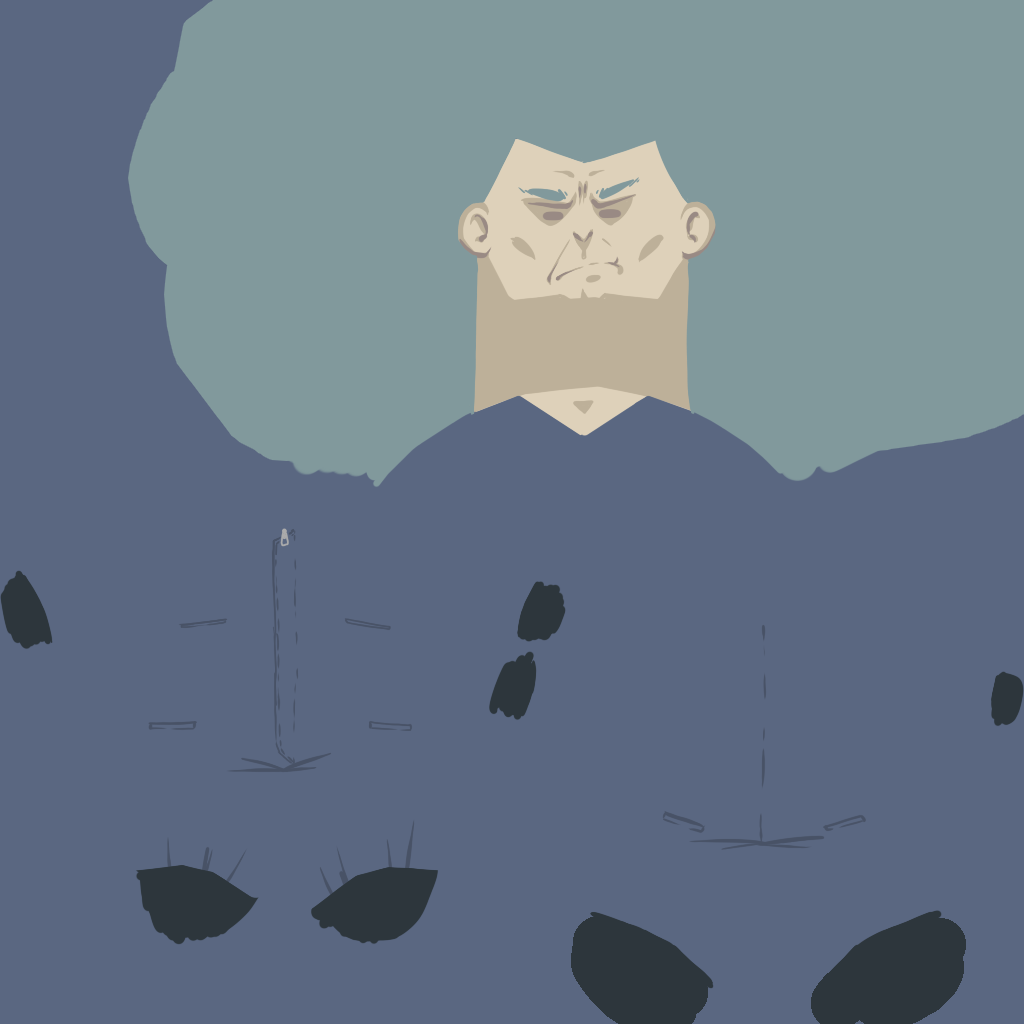
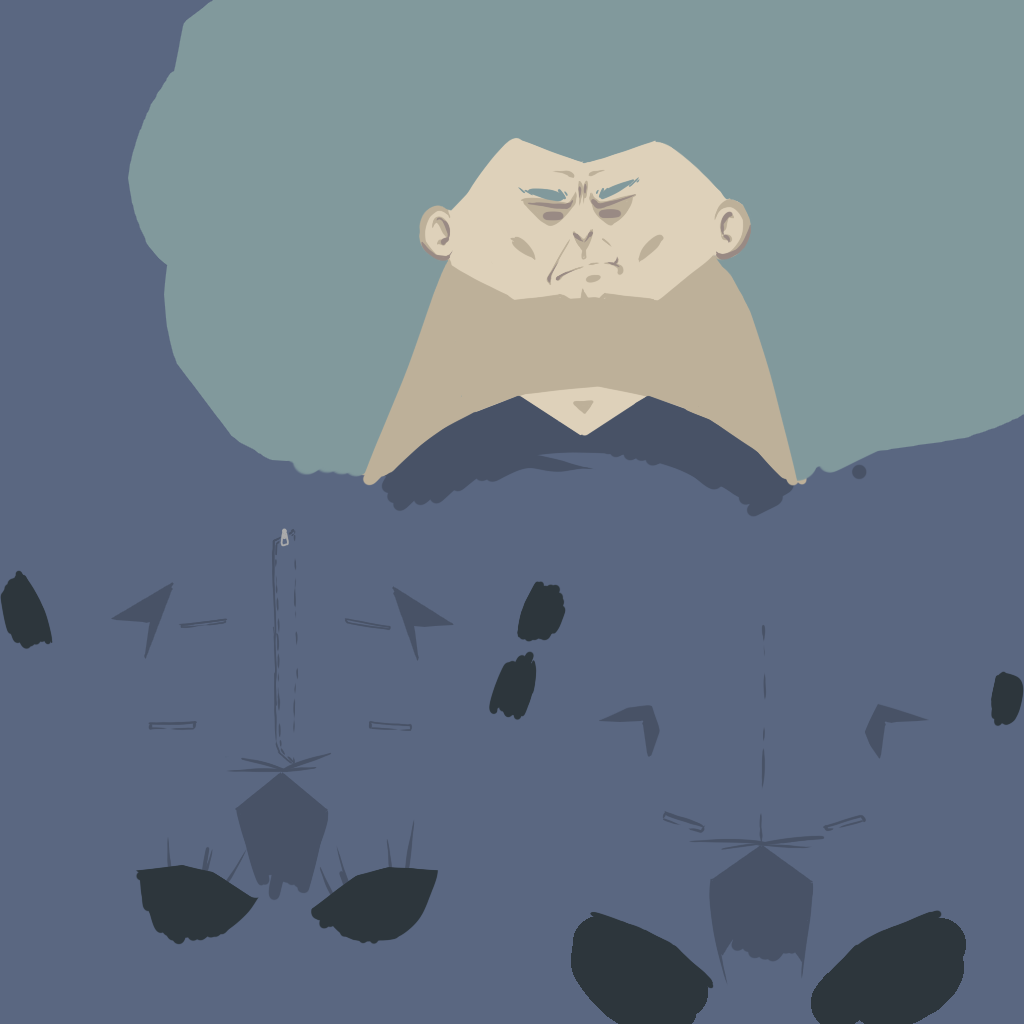
Layers edited between the first and the second 1024 x 1024 image:
painted on "Layer5" over [111, 582, 929, 985]
painted on "Layer10" over [361, 137, 867, 488]
painted on "Layer9" over [361, 137, 867, 486]
added layer "Layer11" above "Layer4" over [111, 379, 929, 985]
